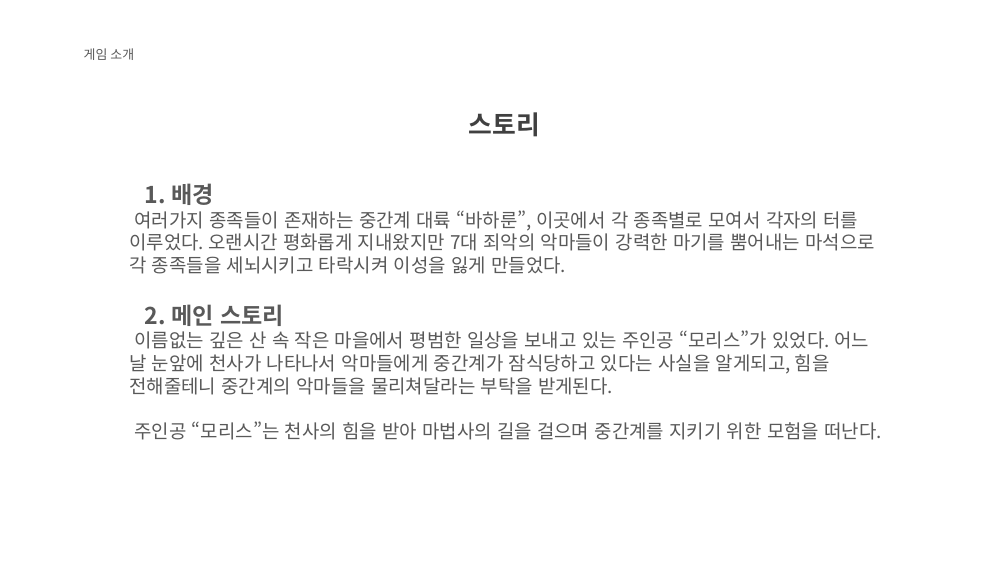
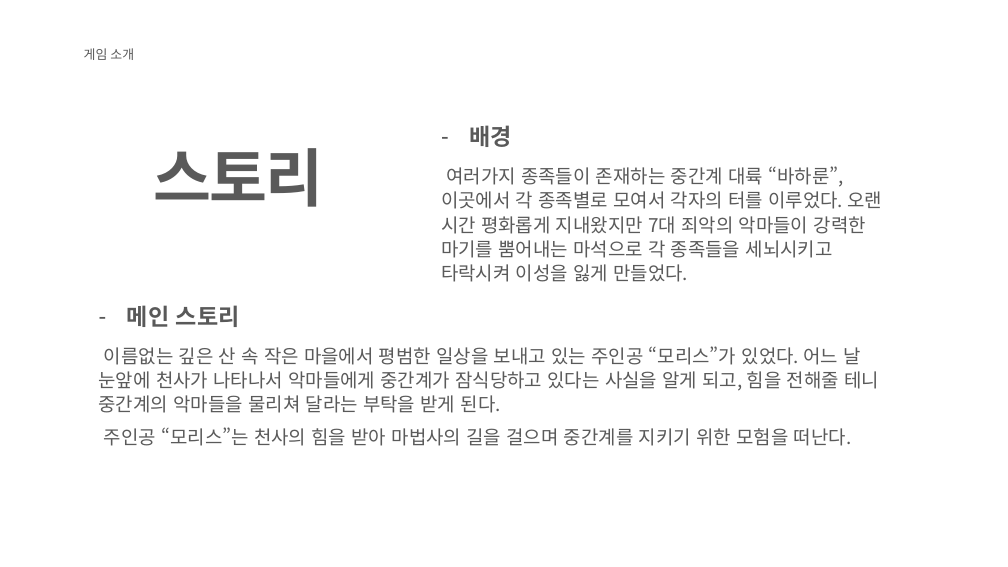
Before and after one commit to KJGoody/Daemonis, a slide deck: slide 5 of Deamonis(데모니스) 기획서/Daemonis PPT.pptx. Drawn at 1008x567 pixels with LibreOffice and Linux fonts; fonts in the diff are those of the drawing; background and template pictures are left out. Boxes give left, top, right and bottom in pixels: in the first picture for what was removed or moved away, otherwise in the second. Text is boxed around its words. In the diff, an @@ line names an element or a change of style, - is before the commit and + after.

```diff
--- a/Deamonis(데모니스) 기획서/Daemonis PPT.pptx
+++ b/Deamonis(데모니스) 기획서/Daemonis PPT.pptx
@@ text "스토리": place and size @@
-text "스토리" at (469, 112, 540, 137)
+text "스토리" at (153, 148, 323, 207)
@@ text "스토리" at (153, 148, 323, 207): size 24.6 to 60 pt, text colour #404040 to #5A5A5A, letter spacing 0 to -1.8 pt @@
@@ text added at (441, 125, 882, 282), 18 pt, text #5A5A5A @@
+– 배경
+여러가지 종족들이 존재하는 중간계 대륙 “바하룬”, 이곳에서 각 종족별로 모여서 각자의 터를 이루었다. 오랜 시간 평화롭게 지내왔지만 7대 죄악의 악마들이 강력한 마기를 뿜어내는 마석으로 각 종족들을 세뇌시키고 타락시켜 이성을 잃게 만들었다.
@@ text "메인 스토리": place and size @@
-text "메인 스토리" at (129, 183, 882, 440)
+text "메인 스토리" at (99, 305, 879, 446)
@@ text at (99, 305, 879, 413): text changed; text colour #595959 to #5A5A5A @@
-1. 배경
-여러가지 종족들이 존재하는 중간계 대륙 “바하룬”, 이곳에서 각 종족별로 모여서 각자의 터를 이루었다. 오랜시간 평화롭게 지내왔지만 7대 죄악의 악마들이 강력한 마기를 뿜어내는 마석으로 각 종족들을 세뇌시키고 타락시켜 이성을 잃게 만들었다.
-2. 메인 스토리
-이름없는 깊은 산 속 작은 마을에서 평범한 일상을 보내고 있는 주인공 “모리스”가 있었다. 어느 날 눈앞에 천사가 나타나서 악마들에게 중간계가 잠식당하고 있다는 사실을 알게되고, 힘을 전해줄테니 중간계의 악마들을 물리쳐달라는 부탁을 받게된다.
+– 메인 스토리
+이름없는 깊은 산 속 작은 마을에서 평범한 일상을 보내고 있는 주인공 “모리스”가 있었다. 어느 날 눈앞에 천사가 나타나서 악마들에게 중간계가 잠식당하고 있다는 사실을 알게 되고, 힘을 전해줄 테니 중간계의 악마들을 물리쳐 달라는 부탁을 받게 된다.
@@ text at (104, 427, 851, 446): text colour #595959 to #5A5A5A in "주인공 “모리스”는 천사의 힘을 받아 마법사의 길을 ..."; line spacing 1 to 1.07; more space between paragraphs @@
```
Also in this commit, not shown: 18 other slides changed.
